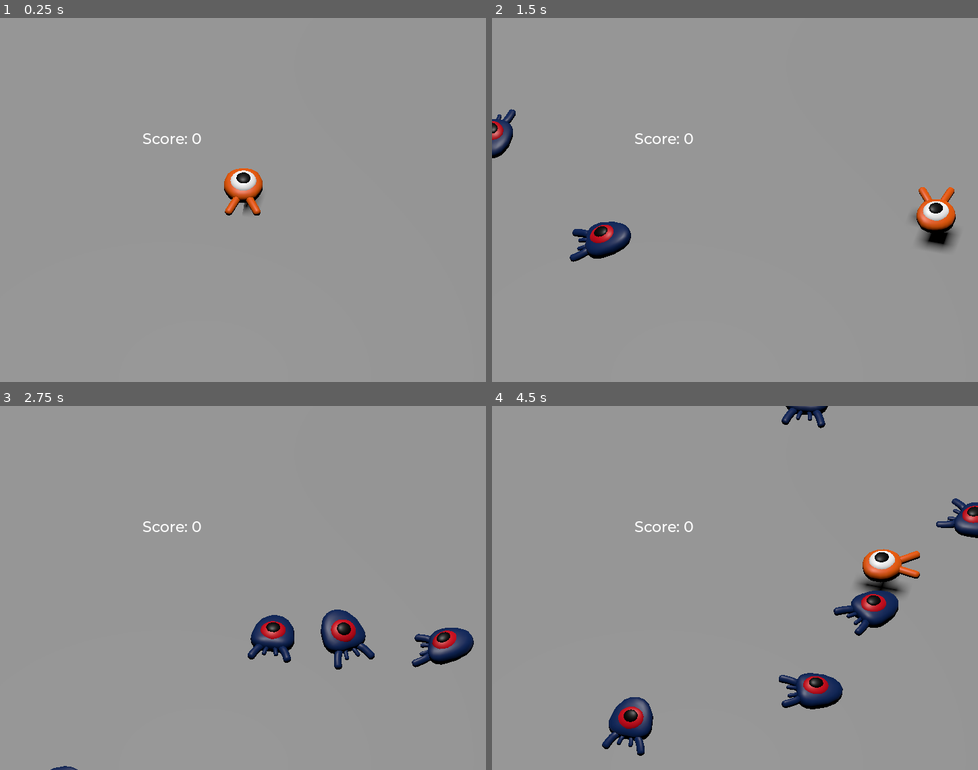
Above: before the commit, frames 1-4 (two rows, left to right).
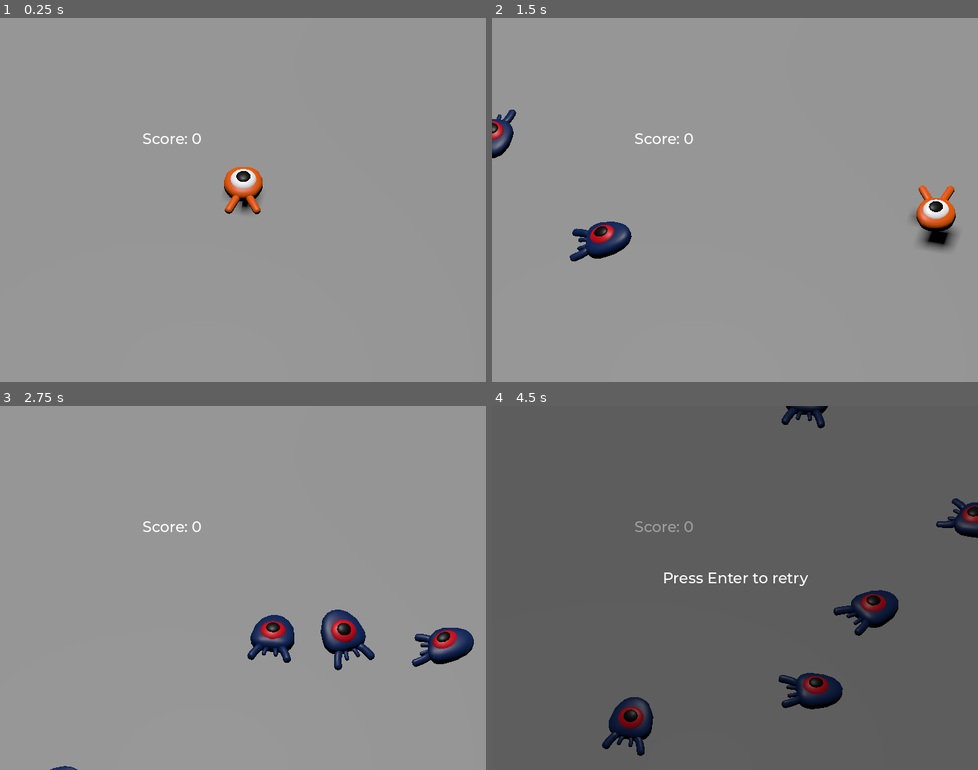
Above: after the commit, the same moments.

Repository: Emmiche/oc25_emma
Game: Godot game, scene res://main.tscn
The game is run twice, just before and just after one commit, with the same random seed, the same clock (stepped at 60 frames per second) and the same inputs.
Inputs:
- Up to frame 1 (0.25 s): no input
- Up to frame 2 (1.5 s): tap Enter (ui_accept) at 0.5 s; hold Right (move_right) 0.53-1.28 s; tap Space (jump) at 0.77 s; hold Down (move_back) from 1.28 s (still down)
- Up to frame 3 (2.75 s): tap Space (jump) at 1.52 s; release Down (move_back) at 2.03 s; hold Right (move_right) from 2.03 s (still down)
- Up to frame 4 (4.5 s): release Right (move_right) at 2.78 s; hold Up (move_forward) 2.78-3.53 s; tap Space (jump) at 3.02, 3.77 s; hold Left (move_left) from 3.53 s (still down)

The runs differ from the first frame. In frame 1, 0.4% of the frame differs, in the area x 46-55%, y 40-55%; in frame 2, 0.4%; in frame 3, 0.1%; in frame 4, 99%, in the area x 0-100%, y 0-100%.

Commit message:
Corrigé collision

Diff:
--- a/4_jeu/tutoriel3d/mob.tscn
+++ b/4_jeu/tutoriel3d/mob.tscn
@@ -4,7 +4,7 @@
 [ext_resource type="Script" uid="uid://cgva7168b548g" path="res://mob.gd" id="1_nokgg"]
 
 [sub_resource type="BoxShape3D" id="BoxShape3D_nokgg"]
-size = Vector3(2.067566, 0.7064209, 1.7223816)
+size = Vector3(2.3091278, 1.4215698, 2.4938278)
 
 [sub_resource type="Animation" id="Animation_nokgg"]
 resource_name = "float"
@@ -51,7 +51,7 @@
 transform = Transform3D(1, 0, 0, 0, 0.98768836, 0.15643448, 0, -0.15643448, 0.98768836, 0, 0.35, 0)
 
 [node name="CollisionShape3D" type="CollisionShape3D" parent="."]
-transform = Transform3D(1, 0, 0, 0, 1, 0, 0, 0, 1, 0.02078247, 0.28778076, 0.07841492)
+transform = Transform3D(1, 0, 0, 0, 1, 0, 0, 0, 1, -0.006418824, 0.6453552, -0.17153311)
 shape = SubResource("BoxShape3D_nokgg")
 
 [node name="VisibleOnScreenNotifier3D" type="VisibleOnScreenNotifier3D" parent="."]
--- a/4_jeu/tutoriel3d/player.tscn
+++ b/4_jeu/tutoriel3d/player.tscn
@@ -9,6 +9,33 @@
 [sub_resource type="CylinderShape3D" id="CylinderShape3D_onrkg"]
 height = 0.3125
 radius = 1.0
+
+[sub_resource type="Animation" id="Animation_i3pqv"]
+length = 0.001
+tracks/0/type = "value"
+tracks/0/imported = false
+tracks/0/enabled = true
+tracks/0/path = NodePath("Pivot/Character:position")
+tracks/0/interp = 1
+tracks/0/loop_wrap = true
+tracks/0/keys = {
+"times": PackedFloat32Array(0),
+"transitions": PackedFloat32Array(1),
+"update": 0,
+"values": [Vector3(0, 0, 0)]
+}
+tracks/1/type = "value"
+tracks/1/imported = false
+tracks/1/enabled = true
+tracks/1/path = NodePath("Pivot/Character:rotation")
+tracks/1/interp = 1
+tracks/1/loop_wrap = true
+tracks/1/keys = {
+"times": PackedFloat32Array(0),
+"transitions": PackedFloat32Array(1),
+"update": 0,
+"values": [Vector3(0, 0, 0)]
+}
 
 [sub_resource type="Animation" id="Animation_onrkg"]
 resource_name = "float"
@@ -39,33 +66,6 @@
 "values": [Vector3(0, 0, 0), Vector3(0.13962634, 0, 0), Vector3(-0.15707964, 0, 0)]
 }
 
-[sub_resource type="Animation" id="Animation_i3pqv"]
-length = 0.001
-tracks/0/type = "value"
-tracks/0/imported = false
-tracks/0/enabled = true
-tracks/0/path = NodePath("Pivot/Character:position")
-tracks/0/interp = 1
-tracks/0/loop_wrap = true
-tracks/0/keys = {
-"times": PackedFloat32Array(0),
-"transitions": PackedFloat32Array(1),
-"update": 0,
-"values": [Vector3(0, 0, 0)]
-}
-tracks/1/type = "value"
-tracks/1/imported = false
-tracks/1/enabled = true
-tracks/1/path = NodePath("Pivot/Character:rotation")
-tracks/1/interp = 1
-tracks/1/loop_wrap = true
-tracks/1/keys = {
-"times": PackedFloat32Array(0),
-"transitions": PackedFloat32Array(1),
-"update": 0,
-"values": [Vector3(0, 0, 0)]
-}
-
 [sub_resource type="AnimationLibrary" id="AnimationLibrary_hqtel"]
 _data = {
 &"RESET": SubResource("Animation_i3pqv"),
@@ -81,6 +81,7 @@
 [node name="Character" parent="Pivot" instance=ExtResource("1_4flbx")]
 
 [node name="CollisionShape3D" type="CollisionShape3D" parent="."]
+transform = Transform3D(1.1, 0, 0, 0, 1.1, 0, 0, 0, 1.1, 0, 0, -0.03)
 shape = SubResource("SphereShape3D_onrkg")
 
 [node name="MobDetector" type="Area3D" parent="."]
@@ -89,7 +90,7 @@
 monitorable = false
 
 [node name="CollisionShape3D" type="CollisionShape3D" parent="MobDetector"]
-transform = Transform3D(1, 0, 0, 0, 1, 0, 0, 0, 1, 0, 0.40625, 0)
+transform = Transform3D(1.15, 0, 0, 0, 1.15, 0, 0, 0, 1.15, 0, 0.40625, 0)
 shape = SubResource("CylinderShape3D_onrkg")
 
 [node name="AnimationPlayer" type="AnimationPlayer" parent="."]
